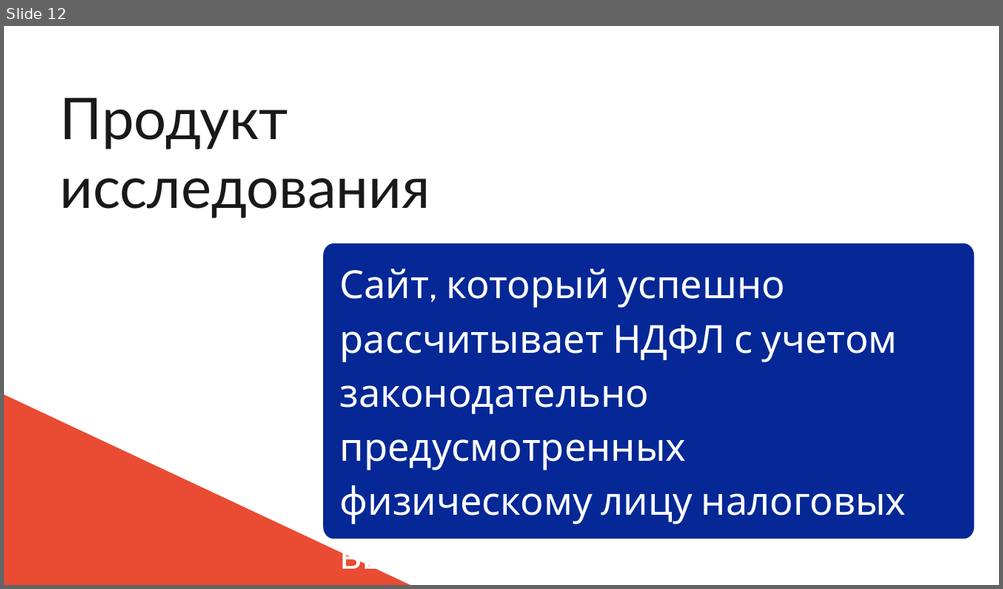
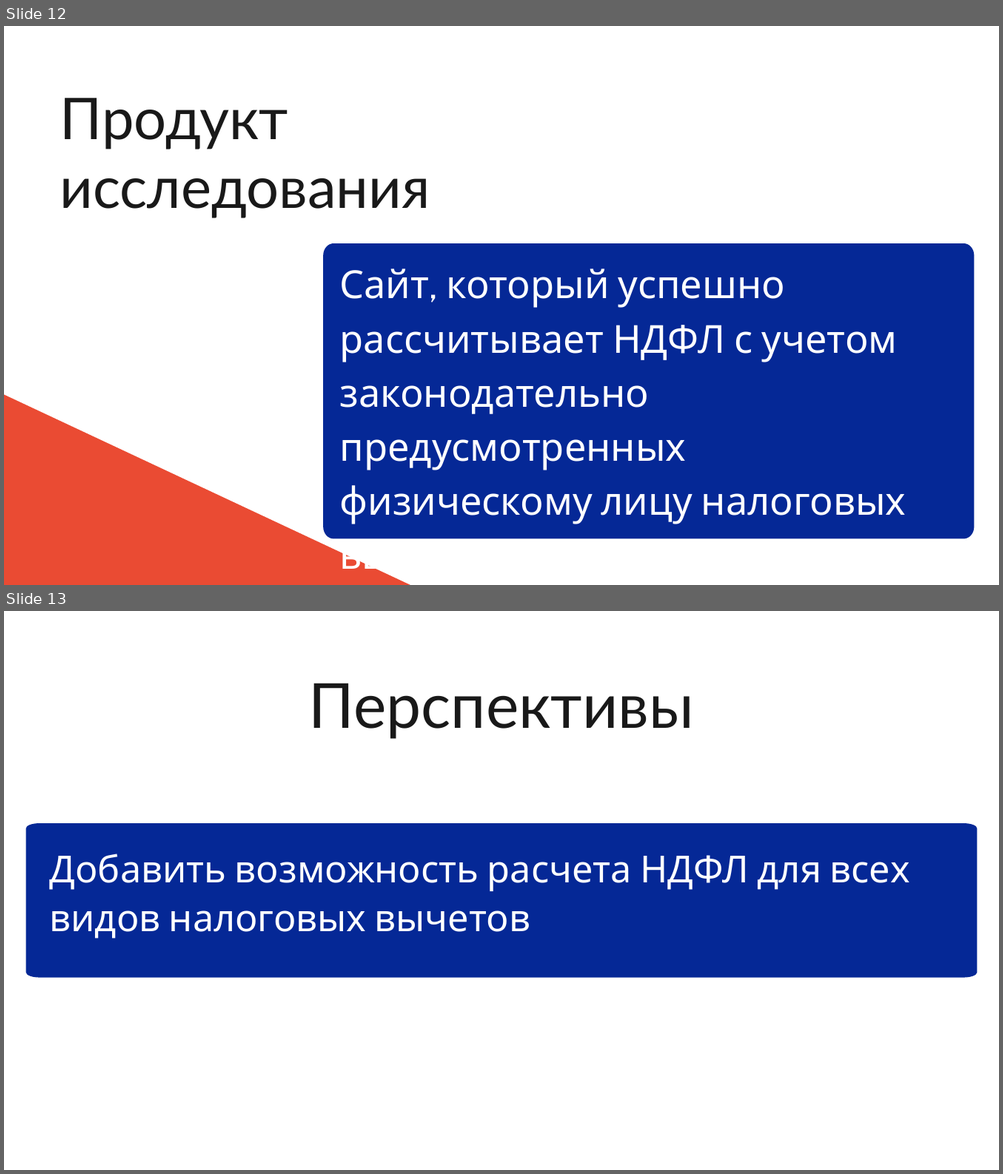
Before and after one commit to Daniil-Bobrov/it-round, a slide deck: Презентация Бобров Д.А. IT-раунд.pptx. Shown one above the other, each under a label of ours: slide 12 before the commit, slides 12 and 13 after it. The pictures are 1003x589 and 1003x1174 pixels, drawn with LibreOffice and Linux fonts; fonts in the diff are those of the drawing. Boxes give left, top, right and bottom in pixels: in the first picture for what was removed or moved away, otherwise in the second. Text is boxed around its words. In the diff, an @@ line names an element or a change of style, - is before the commit and + after.

```diff
--- a/Презентация Бобров Д.А. IT-раунд.pptx
+++ b/Презентация Бобров Д.А. IT-раунд.pptx
@@ slide 13 added at (4, 611, 999, 1170), background #FFFFFF @@
@@ text added at (309, 683, 694, 739), 90 pt, text #191919 @@
+Перспективы
@@ freeform shape added at (26, 823, 976, 977), fill #052896 @@
@@ text added at (50, 854, 910, 939), 54 pt, text #FFFFFF @@
+Добавить возможность расчета НДФЛ для всех видов налоговых вычетов
```
Also in this commit, not shown: 1 slide changed.
